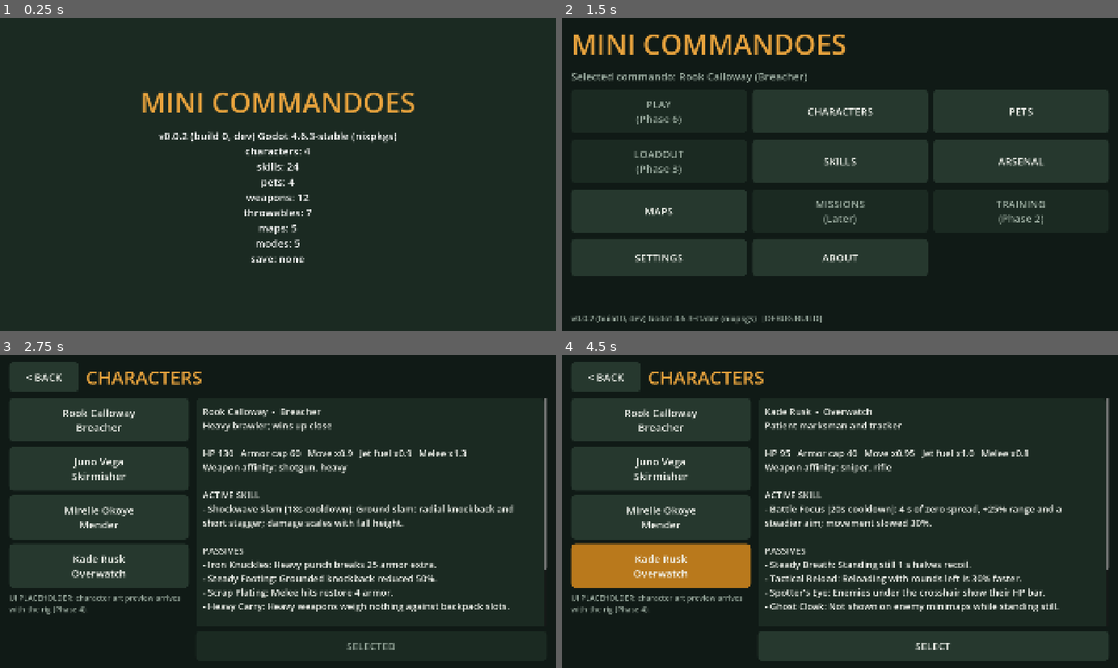
Above: before the commit, frames 1-4 (two rows, left to right).
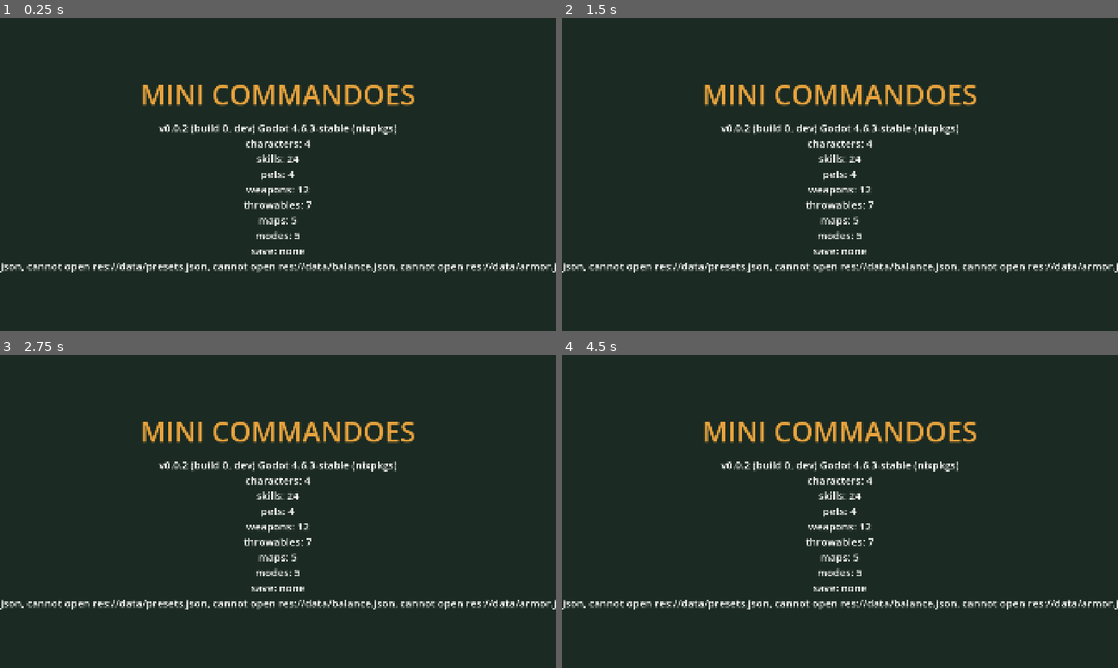
Above: after the commit, the same moments.

Repository: darshandpatel63-prog/mini-commandoes
Game: Godot game, scene res://scenes/boot/boot.tscn
Same seed, same stepped clock (60 frames per second), same inputs: the game is played once before the commit and once after it.
Inputs (mouse positions are in pixels of both pictures, inside the frame that each line leads up to):
- Up to frame 1 (0.25 s): no input
- Up to frame 2 (1.5 s): tap Enter at 0.5 s
- Up to frame 3 (2.75 s): click (278, 448) at 2 s, where only the run before the commit has a clickable "CHARACTERS"
- Up to frame 4 (4.5 s): click (662, 420) at 2.75 s, where only the run before the commit has a clickable "Rook Calloway Breacher"; click (662, 517) at 3.5 s, where only the run before the commit has a clickable "Mirelle Okoye Mender"; click (662, 564) at 4.25 s, where only the run before the commit has a clickable "Kade Rusk Overwatch"

The runs differ from the first frame. In frame 1, 6.5% of the frame differs, in the area x 0-100%, y 21-82%; in frame 2, 8.6%; in frame 3, 12%; in frame 4, 16%, in the area x 0-100%, y 5-95%.

Commit message:
Update data_registry.gd

Diff:
--- a/src/autoload/data_registry.gd
+++ b/src/autoload/data_registry.gd
@@ -1,37 +1,54 @@
 extends Node
-## Loads every data/*.json once. All content (characters, weapons, ...) is looked up here by id.
-## Adding content = editing JSON, not code (blueprint §Content structure).
+## Loads every data/*.json once. All content and balance numbers are looked up here by id.
+## bundle() returns the pure-logic view (rules, tables) consumed by src/core and src/combat modules.
 
-const FILES := ["characters", "skills", "pets", "weapons", "throwables", "loot", "modes", "maps"]
-const LIST_KEYS := {"characters": "characters", "skills": "skills", "pets": "pets",
-	"weapons": "weapons", "throwables": "throwables", "modes": "modes", "maps": "maps"}
+const FILES := ["characters", "skills", "pets", "weapons", "throwables", "melee", "presets", "loot", "modes", "maps",
+	"balance", "armor", "hud_default"]
+const LIST_KEYS := {"characters": "characters", "skills": "skills", "pets": "pets", "weapons": "weapons",
+	"throwables": "throwables", "melee": "melee", "presets": "presets", "modes": "modes", "maps": "maps"}
 
 var tables: Dictionary = {}   # name -> {id -> entry}
 var raw: Dictionary = {}      # name -> parsed JSON
 var load_errors: PackedStringArray = []
+var _bundle: Dictionary = {}
 
 func _ready() -> void:
 	reload_all()
 
 func reload_all() -> void:
-	tables.clear(); raw.clear(); load_errors.clear()
-	for name in FILES:
-		var path := "res://data/%s.json" % name
+	tables.clear()
+	raw.clear()
+	load_errors.clear()
+	_bundle = {}
+	for file_name in FILES:
+		var path := "res://data/%s.json" % file_name
 		var f := FileAccess.open(path, FileAccess.READ)
 		if f == null:
-			load_errors.append("cannot open " + path); continue
-		var parsed = JSON.parse_string(f.get_as_text())
+			load_errors.append("cannot open " + path)
+			continue
+		var parsed: Variant = JSON.parse_string(f.get_as_text())
 		if not (parsed is Dictionary):
-			load_errors.append("invalid JSON in " + path); continue
-		raw[name] = parsed
-		if LIST_KEYS.has(name):
+			load_errors.append("invalid JSON in " + path)
+			continue
+		raw[file_name] = parsed
+		if LIST_KEYS.has(file_name):
 			var by_id := {}
-			for e in parsed.get(LIST_KEYS[name], []):
+			for e in parsed.get(LIST_KEYS[file_name], []):
 				by_id[e.get("id", "")] = e
-			tables[name] = by_id
+			tables[file_name] = by_id
 
 func get_entry(table: String, id: String) -> Dictionary:
 	return tables.get(table, {}).get(id, {})
 
 func count(table: String) -> int:
 	return tables.get(table, {}).size()
+
+func bundle() -> Dictionary:
+	if _bundle.is_empty() and load_errors.is_empty():
+		_bundle = {
+			"rules": raw["balance"], "armor": raw["armor"],
+			"skills": tables["skills"], "pets": tables["pets"], "characters": tables["characters"],
+			"weapons": tables["weapons"], "melee": tables["melee"], "throwables": tables["throwables"],
+			"presets": raw["presets"]["presets"], "hud": raw["hud_default"]["controls"],
+		}
+	return _bundle
